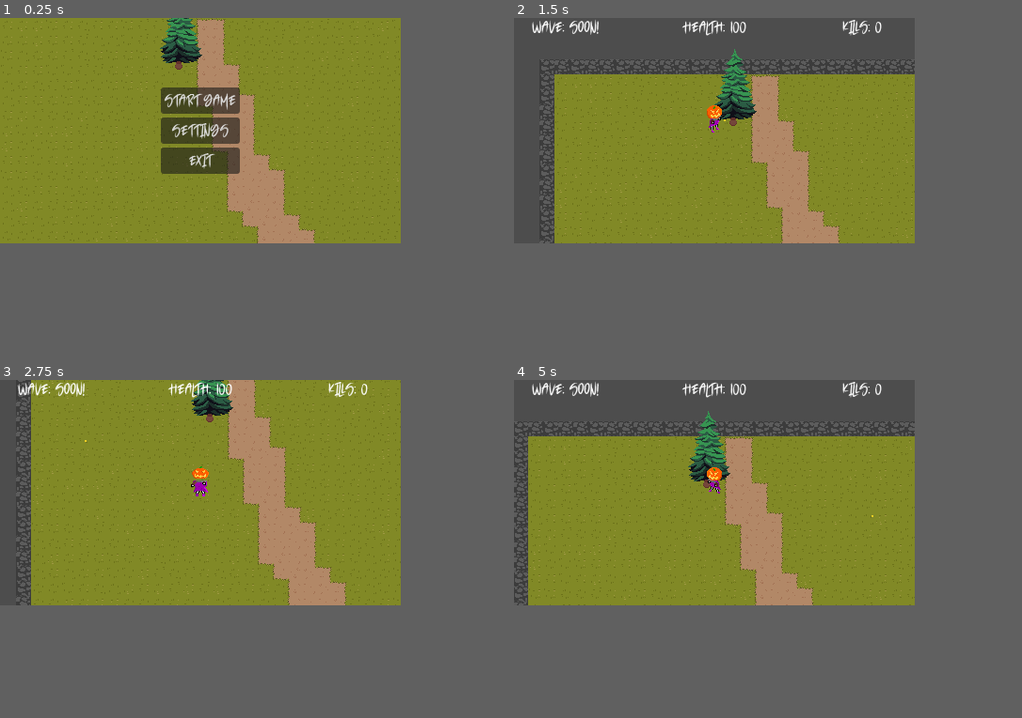
Above: before the commit, frames 1-4 (two rows, left to right).
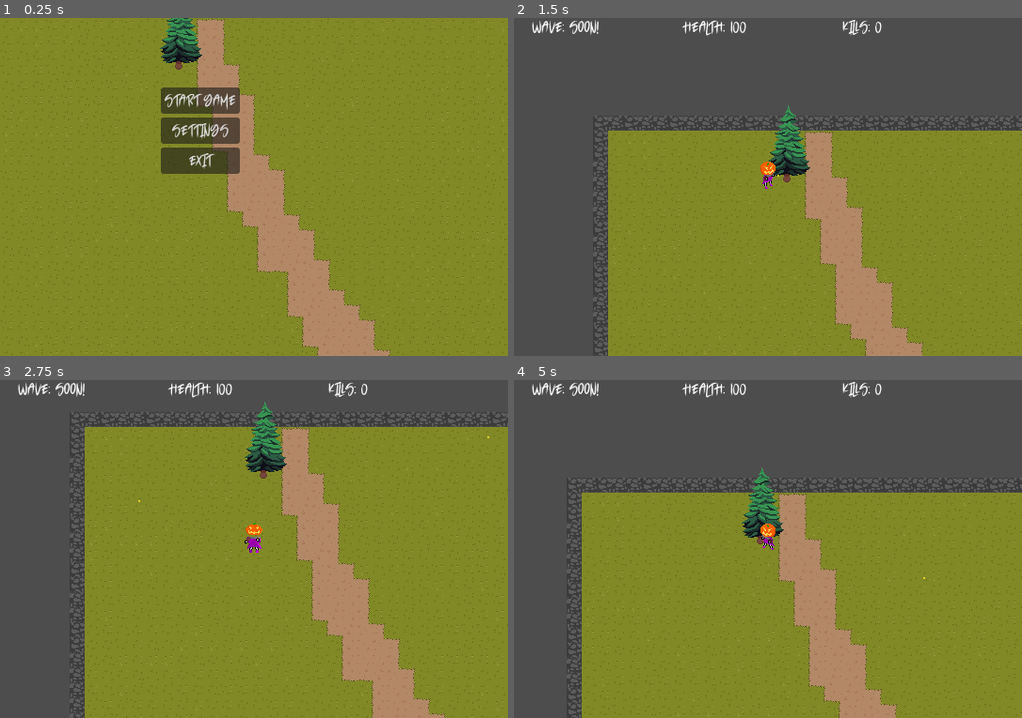
Above: after the commit, the same moments.

Repository: joshuardecker/eternal-harvest
Game: Godot game, scene res://World/world.tscn
Two runs of this game, one before a commit and one after it. Both use one fixed random seed, a clock stepped at 60 frames per second and the inputs below.
Inputs (mouse positions are in pixels of both pictures, inside the frame that each line leads up to):
- Up to frame 1 (0.25 s): no input
- Up to frame 2 (1.5 s): click "Start Game" at 0.5 s; tap Enter at 1.25 s; move the mouse to (803, 119) at 1.27 s; hold D (right) from 1.28 s (still down); click (803, 119) at 1.35 s
- Up to frame 3 (2.75 s): move the mouse to (121, 505) at 2.02 s; release D (right) at 2.03 s; hold S (down) from 2.03 s (still down); click (121, 505) at 2.1 s
- Up to frame 4 (5 s): move the mouse to (752, 444) at 2.77 s; release S (down) at 2.78 s; hold D (right) 2.78-3.53 s; click (752, 444) at 2.85 s; move the mouse to (696, 538) at 3.52 s; hold W (up) 3.53-4.28 s; click (696, 538) at 3.6 s; move the mouse to (834, 525) at 4.27 s; hold A (left) from 4.28 s (still down); click (834, 525) at 4.35 s
In our replay, the window is 426x240 before the commit and 540x360 after it. These sizes can differ from the game's own. Grey fills any space a smaller window leaves; there, only what the larger window draws over its background counts as a difference.

The runs differ from the first frame. In frame 1, 4.4% of the frame differs, in the area x 2-100%, y 1-100%; in frame 2, 37%, in the area x 0-100%, y 0-100%; in frame 3, 36%; in frame 4, 36%.

Commit message:
Resized the game window and changed how the window is stetched to make the font look smoother

Diff:
--- a/project.godot
+++ b/project.godot
@@ -17,11 +17,11 @@
 
 [display]
 
-window/size/viewport_width=426
-window/size/viewport_height=240
+window/size/viewport_width=540
+window/size/viewport_height=360
 window/size/mode=2
-window/stretch/mode="viewport"
-window/stretch/aspect="ignore"
+window/stretch/mode="canvas_items"
+window/stretch/aspect="expand"
 
 [filesystem]
 
